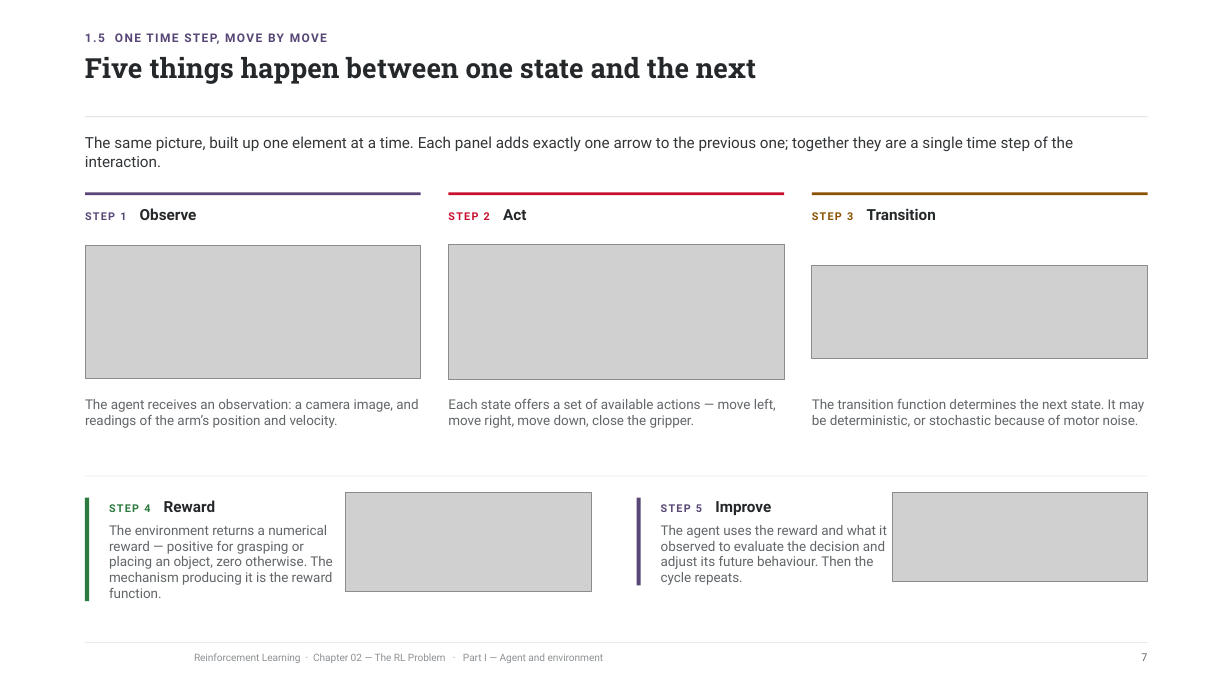
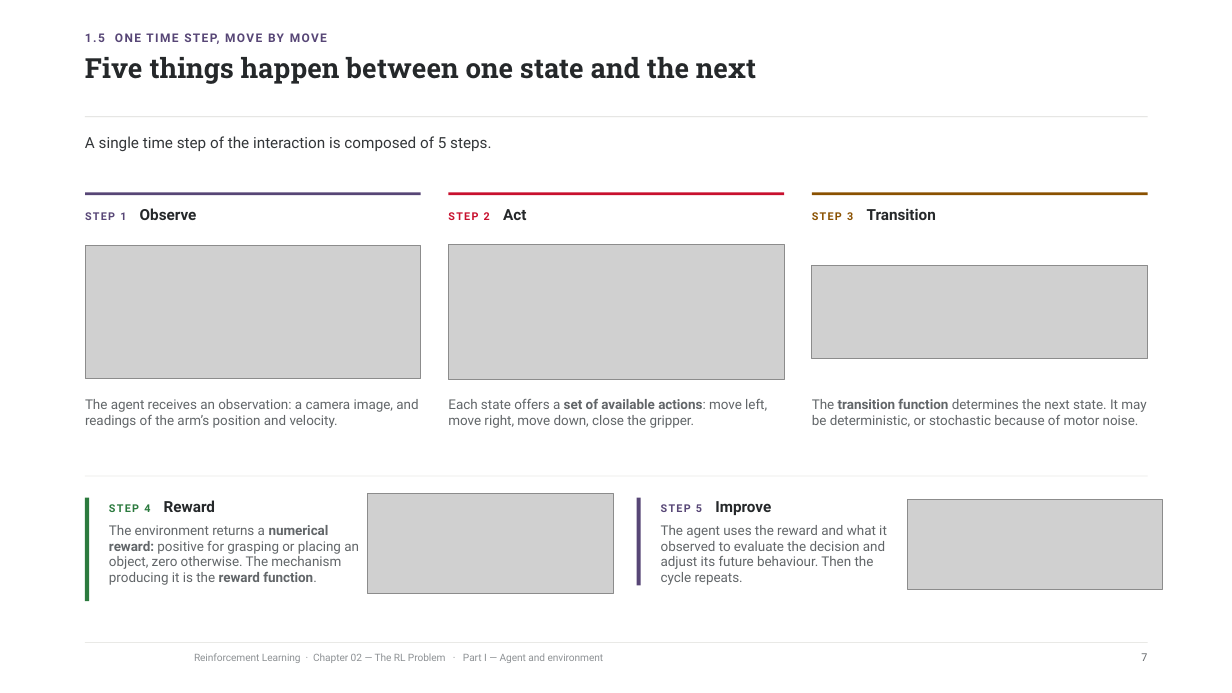
Before and after one commit to riccardoberta/reinforcement-learning, a slide deck: slide 7 of 02 - The RL Problem/slides.pptx. Drawn at 1232x693 pixels with LibreOffice and Linux fonts; fonts in the diff are those of the drawing; grey boxes stand for pictures; background and template pictures are left out. Boxes give left, top, right and bottom in pixels: in the first picture for what was removed or moved away, otherwise in the second. Text is boxed around its words. In the diff, an @@ line names an element or a change of style, - is before the commit and + after.

```diff
--- a/02 - The RL Problem/slides.pptx
+++ b/02 - The RL Problem/slides.pptx
@@ text at <box>85,136,491,151</box>: text changed @@
-The same picture, built up one element at a time. Each panel adds exactly one arrow to the previous one; together they are a single time step of the interaction.
+A single time step of the interaction is composed of 5 steps.
@@ text at <box>448,399,767,428</box>: text changed @@
-Each state offers a set of available actions — move left, move right, move down, close the gripper.
+Each state offers a set of available actions: move left, move right, move down, close the gripper.
@@ text "The transition function determines the ..." at <box>812,399,1146,427</box>: bold on in "transition function" @@
@@ picture: place and size @@
-picture at <box>346,493,592,592</box>
+picture at <box>368,494,614,593</box>
@@ picture: place and size @@
-picture at <box>892,493,1148,582</box>
+picture at <box>908,500,1164,590</box>
@@ text at <box>109,525,359,585</box>: text changed @@
-The environment returns a numerical reward — positive for grasping or placing an object, zero otherwise. The mechanism producing it is the reward function.
+The environment returns a numerical reward: positive for grasping or placing an object, zero otherwise. The mechanism producing it is the reward function.
```
Also in this commit, not shown: 34 other slides changed, 22 other files.
